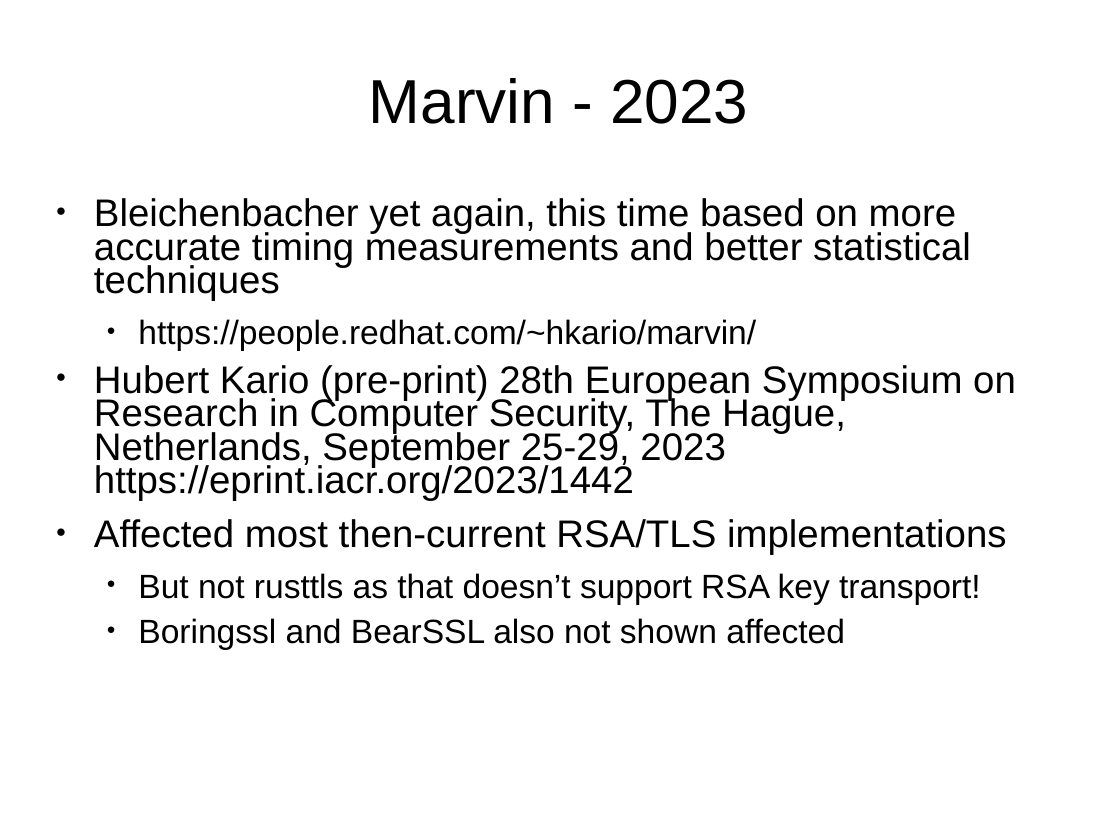
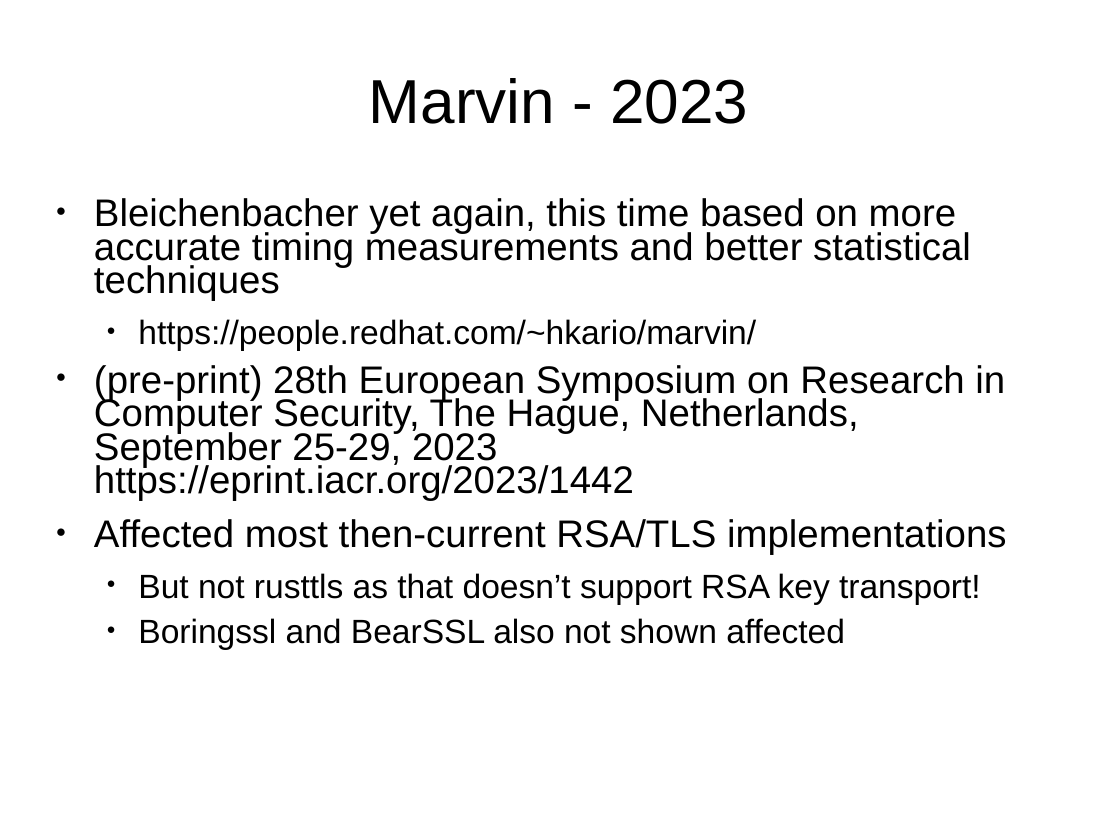
Before and after one commit to Teniola-Malomo/cs7053, a slide deck: slide 21 of 2025lectures/08-tls-problems.odp. Drawn at 1120x840 pixels with LibreOffice and Linux fonts; fonts in the diff are those of the drawing. Boxes give left, top, right and bottom in pixels: in the first picture for what was removed or moved away, otherwise in the second. Text is boxed around its words. In the diff, an @@ line names an element or a change of style, - is before the commit and + after.

```diff
--- a/2025lectures/08-tls-problems.odp
+++ b/2025lectures/08-tls-problems.odp
@@ text at [94, 365, 1005, 501]: text changed @@
-● Hubert Kario (pre-print) 28th European Symposium on Research in Computer Security, The Hague, Netherlands, September 25-29, 2023 https://eprint.iacr.org/2023/1442
+● (pre-print) 28th European Symposium on Research in Computer Security, The Hague, Netherlands, September 25-29, 2023 https://eprint.iacr.org/2023/1442
```
Also in this commit, not shown: 1 other file.
